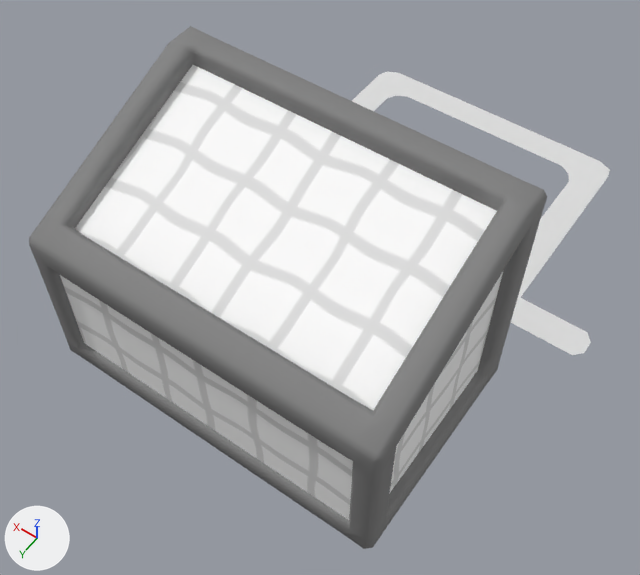
What one commit did to the OBJ model Models/Porteria/Porteria.obj.
The view is the same before and after, from a 50 mm lens placed at (-1.33, 1.59, 3.14), pointed at (-0.02, -0.25, 0.25). Arrows for +X, +Y and +Z are at lower left; the lights stay in place. Where no turn or scale is listed for an object, it has been applied to the vertices.

In view in the first picture: 'Soccer_Field', 'Soccer_Field_Net'.
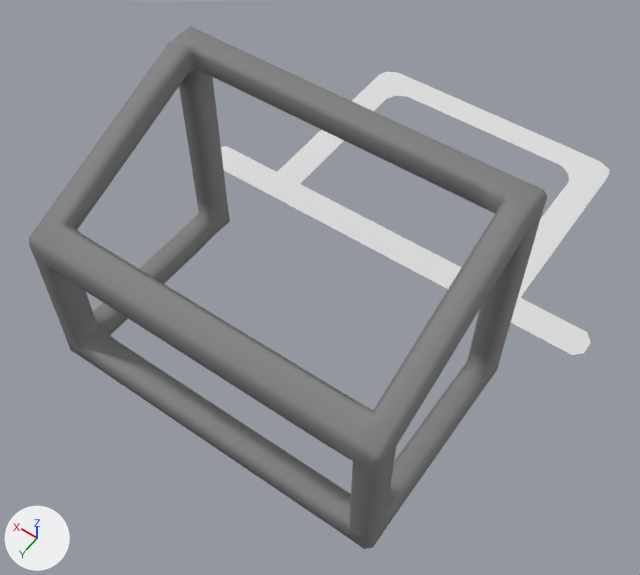
The change in detail:
Object 'Soccer_Field_Net' (ob_soccer_field_net) is deleted.

Changed parts and their boxes (x1, y1, x2, y2) in the pictures (640 x 575 px):
'Soccer_Field_Net', deleted
    before: (60, 65, 504, 520)
